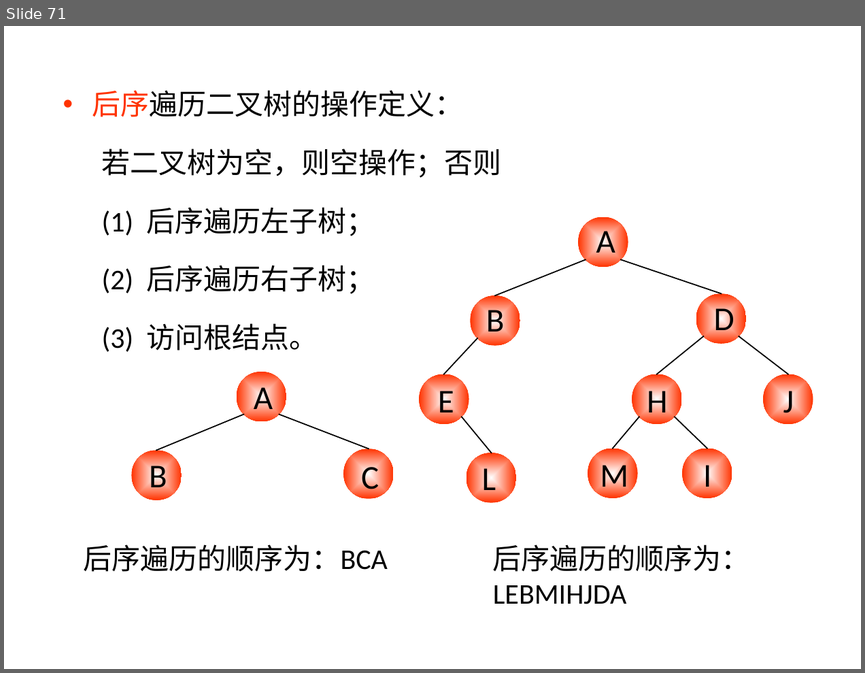
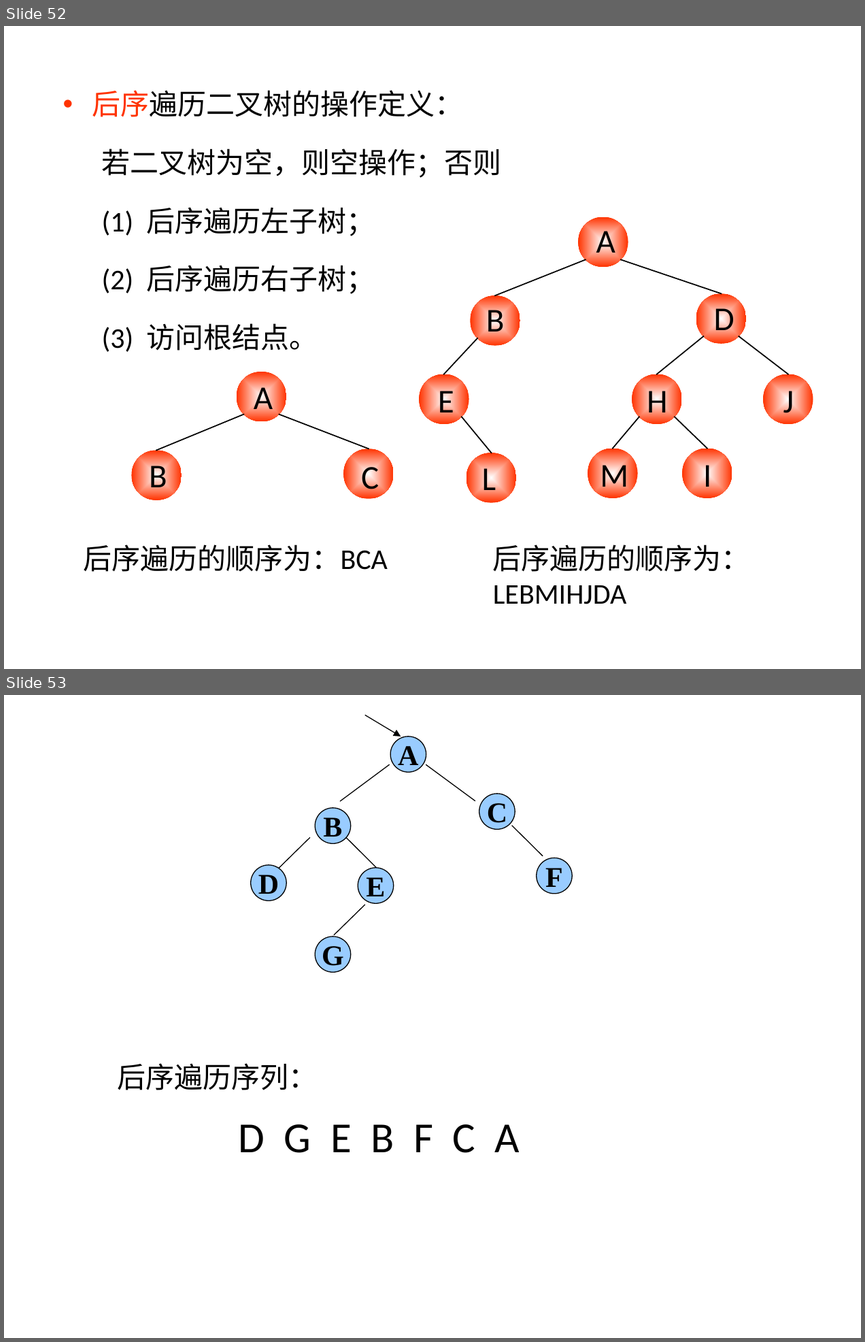
Before and after one commit to Gempittance/Data_Structur_Build, a slide deck: 数据结构PPT/ds6.pptx. Shown one above the other, each under a label of ours: slide 71 before the commit, slides 52 and 53 after it. The pictures are 865x673 and 865x1342 pixels, drawn with LibreOffice and Linux fonts; fonts in the diff are those of the drawing. Boxes give left, top, right and bottom in pixels: in the first picture for what was removed or moved away, otherwise in the second. Text is boxed around its words. In the diff, an @@ line names an element or a change of style, - is before the commit and + after.

```diff
--- a/数据结构PPT/ds6.pptx
+++ b/数据结构PPT/ds6.pptx
@@ slide 53 added at [4, 695, 861, 1338], background #FFFFFF @@
@@ arrow added from (364, 715) to (400, 736), #000000 0.75 pt @@
@@ ellipse added at [390, 736, 426, 772], fill #99CCFF, outline #000000 0.75 pt, 24 pt, text #000000, bold @@
+A
@@ line added from (390, 764) to (340, 801), #000000 0.75 pt @@
@@ line added from (426, 764) to (475, 800), #000000 0.75 pt @@
@@ ellipse added at [479, 794, 515, 830], fill #99CCFF, outline #000000 0.75 pt, 24 pt, text #000000, bold @@
+C
@@ ellipse added at [315, 808, 351, 844], fill #99CCFF, outline #000000 0.75 pt, 24 pt, text #000000, bold @@
+B
@@ line added from (310, 837) to (279, 868), #000000 0.75 pt @@
@@ line added from (346, 837) to (377, 868), #000000 0.75 pt @@
@@ line added from (512, 826) to (543, 856), #000000 0.75 pt @@
@@ ellipse added at [536, 858, 572, 894], fill #99CCFF, outline #000000 0.75 pt, 24 pt, text #000000, bold @@
+F
@@ ellipse added at [251, 864, 287, 900], fill #99CCFF, outline #000000 0.75 pt, 24 pt, text #000000, bold @@
+D
@@ ellipse added at [358, 867, 394, 903], fill #99CCFF, outline #000000 0.75 pt, 24 pt, text #000000, bold @@
+E
@@ line added from (364, 905) to (334, 935), #000000 0.75 pt @@
@@ ellipse added at [315, 936, 351, 972], fill #99CCFF, outline #000000 0.75 pt, 24 pt, text #000000, bold @@
+G
@@ text added at [118, 1063, 317, 1090], 24 pt, text #000000 @@
+后序遍历序列：
@@ text added at [239, 1124, 519, 1153], 36 pt, text #000000 @@
+D G E B F C A
@@ what was slide 71 is now slide 52 @@
```
Also in this commit, not shown: 20 slides changed, 16 other slides added.
